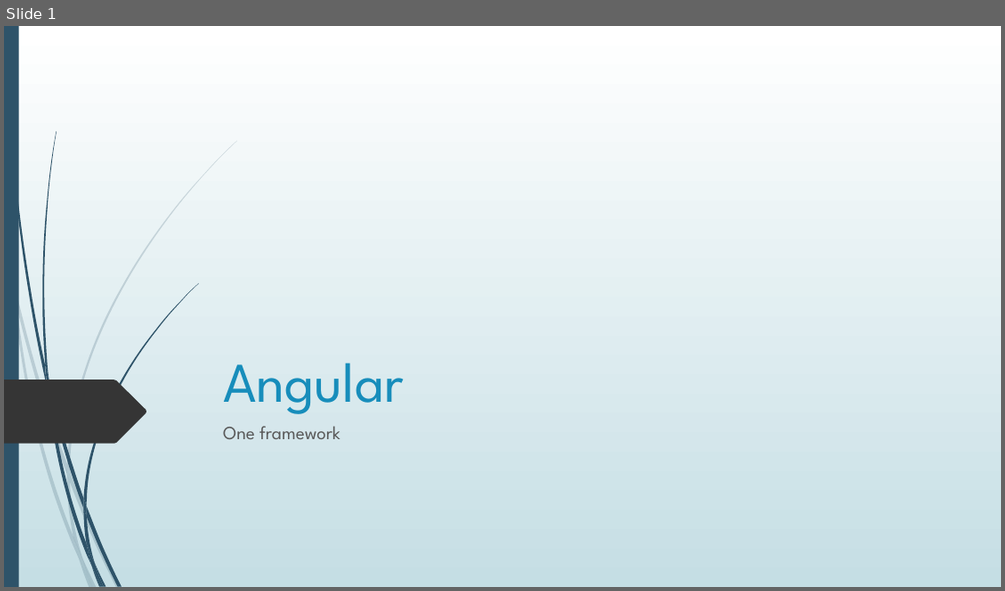
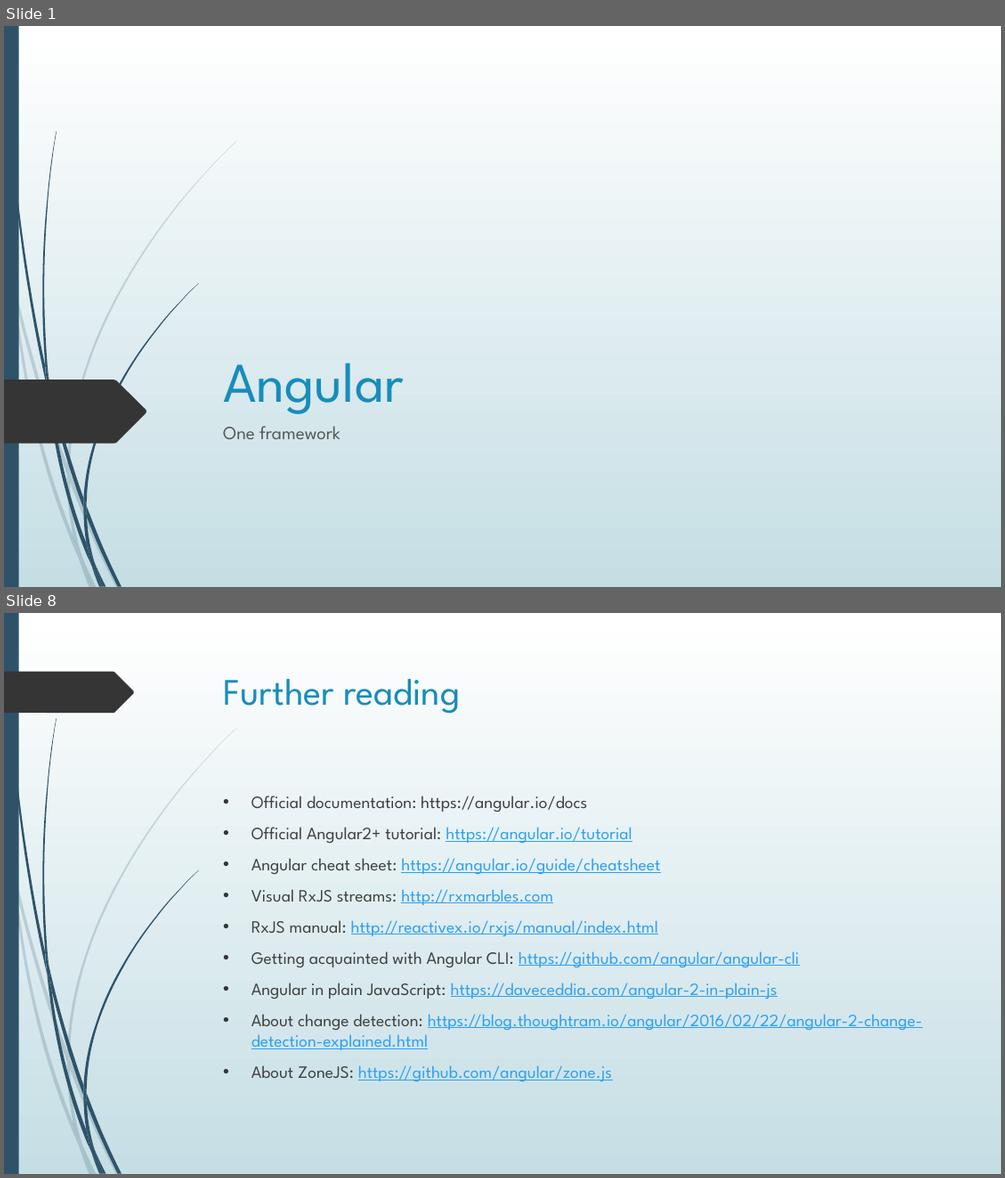
Before and after one commit to Mishurin/frontend-examples, a slide deck: angular/Angular.pptx. Shown one above the other, each under a label of ours: slide 1 before the commit, slides 1 and 8 after it; the slides between them are not shown. The pictures are 1005x591 and 1005x1178 pixels, drawn with LibreOffice and Linux fonts; fonts in the diff are those of the drawing. Boxes give left, top, right and bottom in pixels: in the first picture for what was removed or moved away, otherwise in the second. Text is boxed around its words. In the diff, an @@ line names an element or a change of style, - is before the commit and + after.

Commit message:
Added angular1 and components.

```diff
--- a/angular/Angular.pptx
+++ b/angular/Angular.pptx
@@ slide 8 added at box(4, 613, 1001, 1174), background gradient #FFFFFF to #C5DEE5; not listed: 23 template elements that a slide beside it also shows @@
@@ freeform shape added at box(4, 672, 134, 713), fill #353535 @@
@@ title added at box(224, 679, 461, 714), 36 pt, text #178DBB @@
+Further reading
@@ text added at box(251, 795, 922, 1081), 16.6 pt, text #2DA0F1, underline @@
+• Official documentation: https://angular.io/docs
+• Official Angular2+ tutorial: https://angular.io/tutorial
+• Angular cheat sheet: https://angular.io/guide/cheatsheet
+• Visual RxJS streams: http://rxmarbles.com
+• RxJS manual: http://reactivex.io/rxjs/manual/index.html
+• Getting acquainted with Angular CLI: https://github.com/angular/angular-cli
+• Angular in plain JavaScript: https://daveceddia.com/angular-2-in-plain-js
+• About change detection: https://blog.thoughtram.io/angular/2016/02/22/angular-2-change-detection-explained.html
+• About ZoneJS: https://github.com/angular/zone.js
```
Also in this commit, not shown: 1 slide changed, 5 other slides added, 9 other files.
